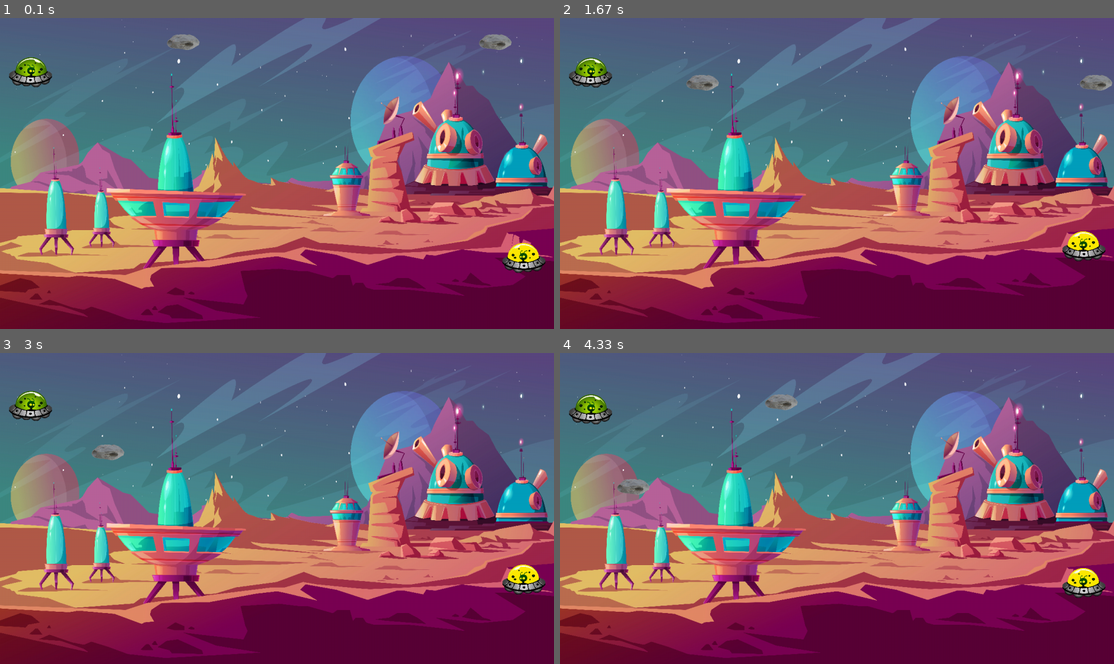
Above: before the commit, frames 1-4 (two rows, left to right).
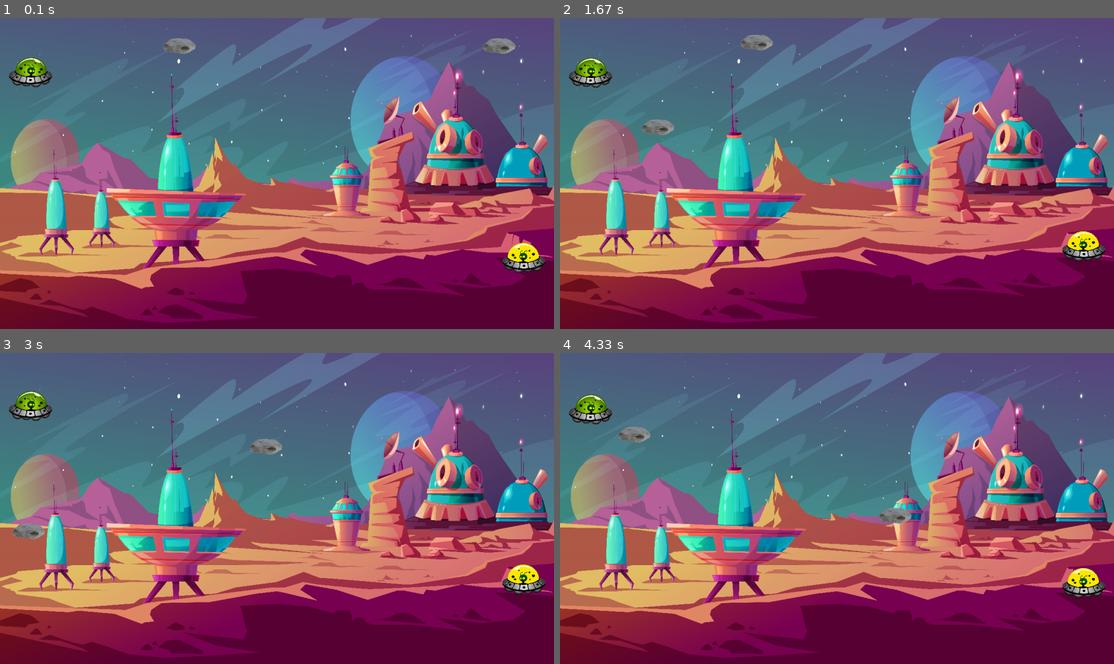
Above: after the commit, the same moments.

Repository: RedaPengam/Collision-Game
Game: pygame game, started from Collision Game/class_Main.py
Same seed, same stepped clock (60 frames per second), same inputs: the game is played once before the commit and once after it.
Inputs:
- Up to frame 1 (0.1 s): no input
- Up to frame 2 (1.67 s): hold Up 0.33-0.8 s; hold Down 0.83-1.13 s; hold S 0.83-1.13 s; hold Up 1.17-1.53 s; hold W 1.17-1.53 s; hold Down from 1.57 s (still down); hold S from 1.57 s (still down)
- Up to frame 3 (3 s): release Down at 1.93 s; release S at 1.93 s; hold Up 1.97-2.27 s; hold W 1.97-2.27 s; hold Down 2.3-2.6 s; hold S 2.3-2.6 s; hold Up from 2.63 s (still down); hold W from 2.63 s (still down)
- Up to frame 4 (4.33 s): release Up at 3 s; release W at 3 s; hold Down 3.03-3.4 s; hold S 3.03-3.4 s; hold Up 3.43-3.73 s; hold W 3.43-3.73 s; hold Down 3.77-4.07 s; hold S 3.77-4.07 s; hold Up from 4.1 s (still down); hold W from 4.1 s (still down)

The runs differ from the first frame. In frame 1, 0.4% of the frame differs, in the area x 29-94%, y 5-12%; in frame 2, 0.9%, in the area x 14-100%, y 5-38%; in frame 3, 0.7%; in frame 4, 0.9%.

Commit message:
Update class_Asteroid.py

Diff:
--- a/Collision Game/class_Asteroid.py
+++ b/Collision Game/class_Asteroid.py
@@ -7,7 +7,7 @@
         super().__init__()
         self.health = 2
         self.max_health = 2
-        self.velocity = 1
+        self.velocity = 2
         self.image = pg.image.load('data/asteroid.png')
         self.image = pg.transform.scale(self.image, (100, 70))
         self.rect = self.image.get_rect()
